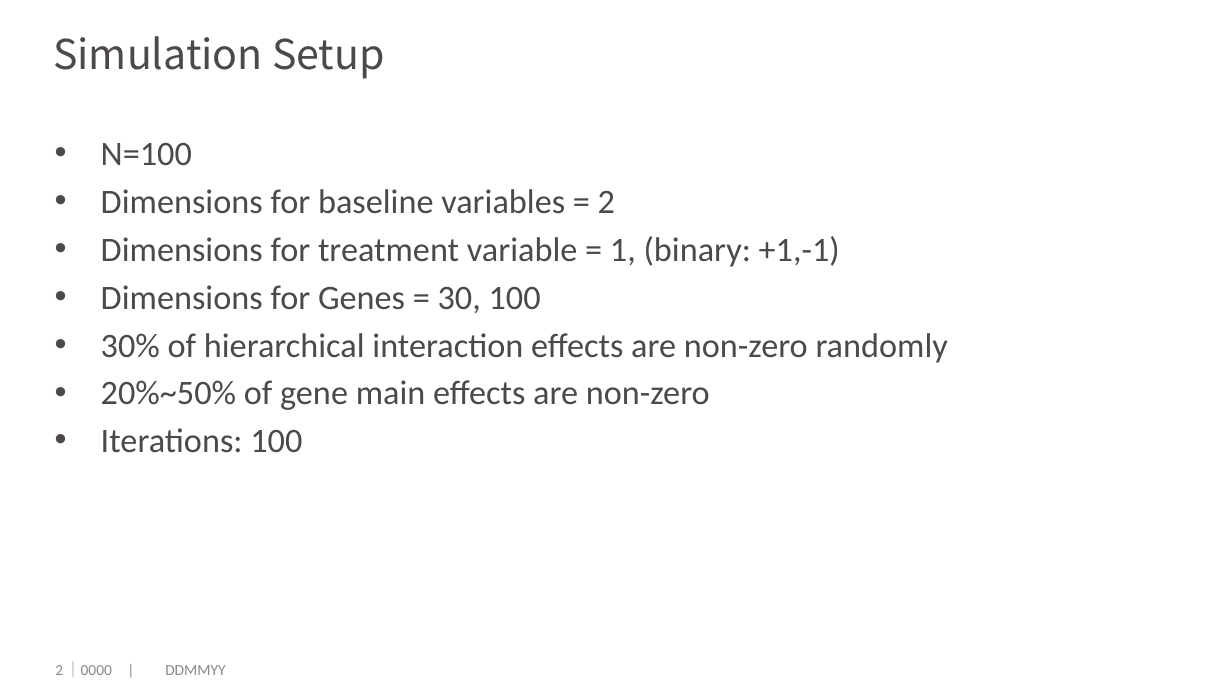
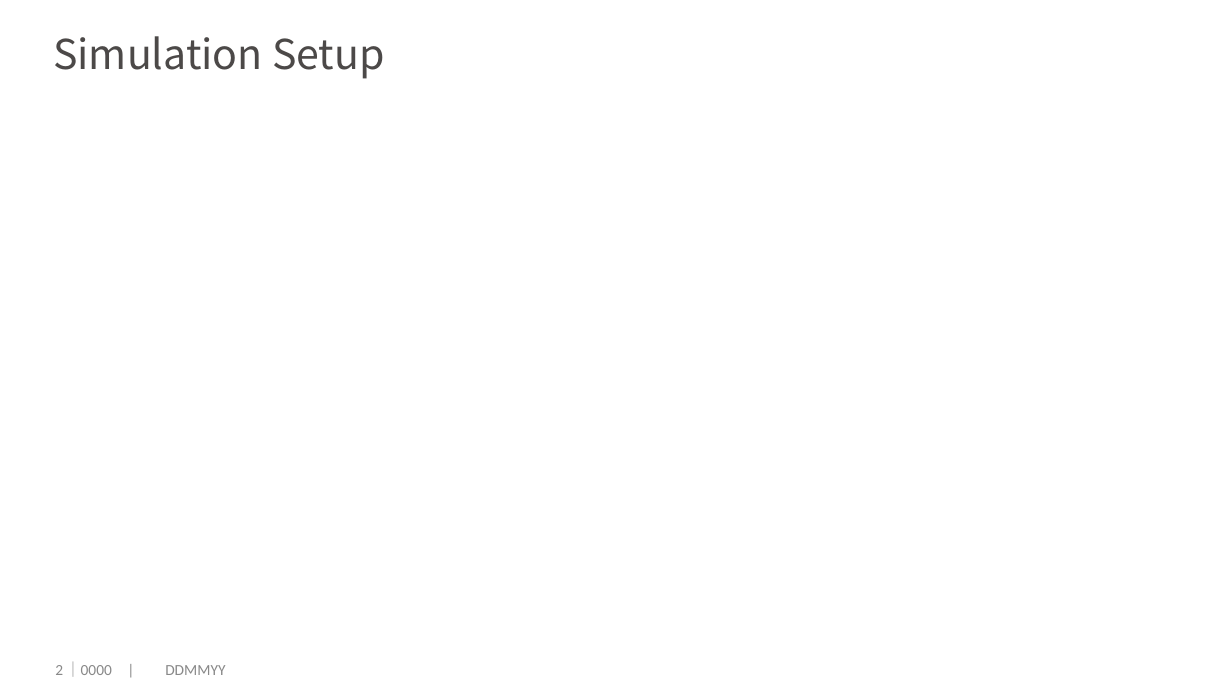
Before and after one commit to dengwx11/GroupLasso, a slide deck: slide 3 of manu & slides/814.pptx. Drawn at 1232x693 pixels with LibreOffice and Linux fonts; fonts in the diff are those of the drawing; grey boxes stand for pictures; background and template pictures are left out. Boxes give left, top, right and bottom in pixels: in the first picture for what was removed or moved away, otherwise in the second. Text is boxed around its words. In the diff, an @@ line names an element or a change of style, - is before the commit and + after.

```diff
--- a/manu & slides/814.pptx
+++ b/manu & slides/814.pptx
@@ text removed at box(101, 143, 948, 453) @@
-• N=100
-• Dimensions for baseline variables = 2
-• Dimensions for treatment variable = 1, (binary: +1,-1)
-• Dimensions for Genes = 30, 100
-• 30% of hierarchical interaction effects are non-zero randomly
-• 20%~50% of gene main effects are non-zero
-• Iterations: 100
```
Also in this commit, not shown: 3 other slides changed, 13 slides added, 12 slides removed, 9 other files.
